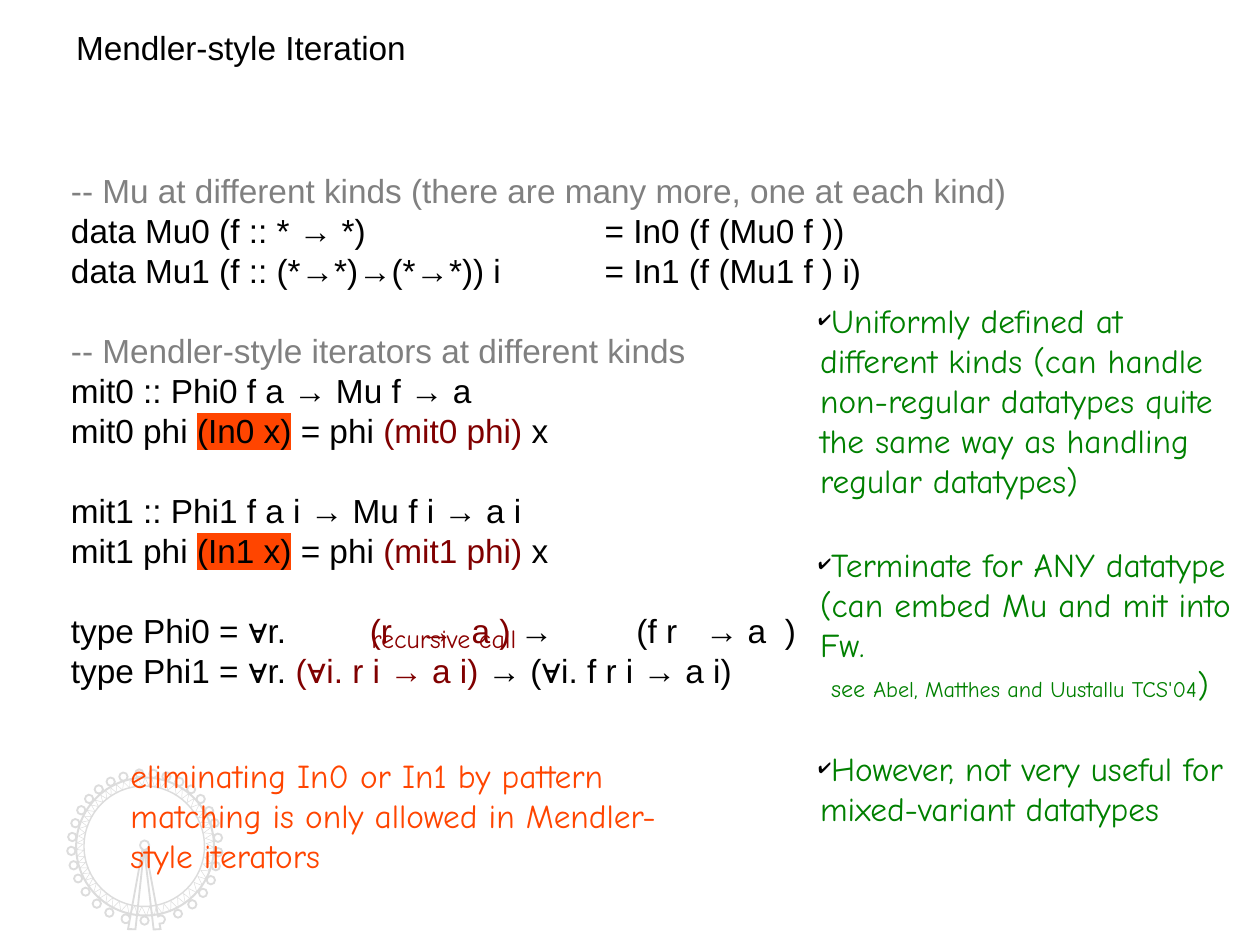
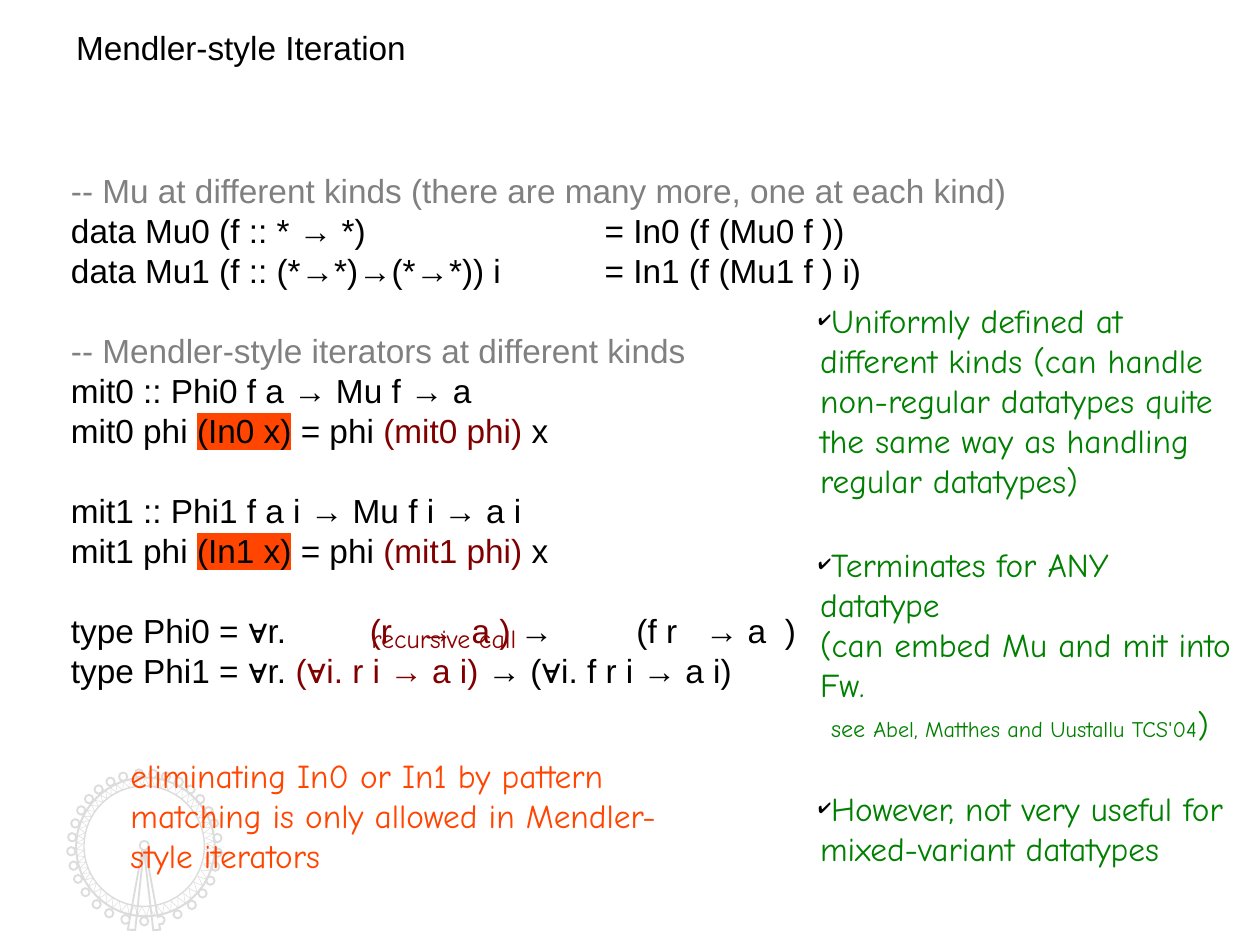
Before and after one commit to kyagrd/nax, a slide deck: slide 7 of trunk/draft/TYPES13/ppt/myslide.odp. Drawn at 1260x945 pixels with LibreOffice and Linux fonts; fonts in the diff are those of the drawing. Boxes give left, top, right and bottom in pixels: in the first picture for what was removed or moved away, otherwise in the second. Text is boxed around its words. In the diff, an @@ line names an element or a change of style, - is before the commit and + after.

```diff
--- a/trunk/draft/TYPES13/ppt/myslide.odp
+++ b/trunk/draft/TYPES13/ppt/myslide.odp
@@ text at [820, 554, 1231, 739]: text changed @@
-✔ Terminate for ANY datatype
-  (can embed Mu and mit into Fw.
-  see Abel, Matthes and Uustallu TCS'04)
+✔ Terminates for ANY datatype
+  (can embed Mu and mit into Fw.
+  see Abel, Matthes and Uustallu TCS'04)
```
Also in this commit, not shown: 16 other slides changed, 1 other file.
